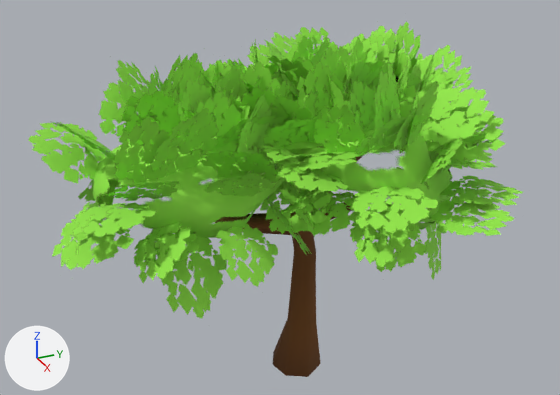
The FBX model Assets/_Game/Art/Meshes/Environment/Park/Tree_02.fbx: old version first, new version second.
One viewpoint serves both versions: a 50 mm lens placed at (10.32, -4.98, 8.31), pointed at (-0.4, -0.16, 2.95). Arrows for +X, +Y and +Z are at lower left; the lights stay in place. Where no turn or scale is listed for an object, it has been applied to the vertices.

The first picture shows 'TreeLeaves_02', 'Tree_Bark_02'.
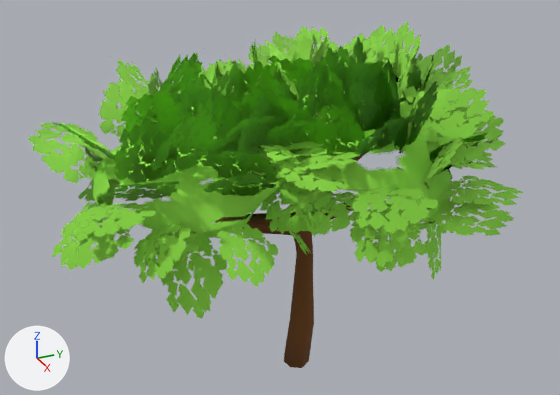
Changed parts and their boxes (x1, y1, x2, y2) in the pictures (560 x 395 px; the box of a moved part takes in the faces that stretch with it):
'TreeLeaves_02', shading changed: (28, 26, 523, 318) in both
'Tree_Bark_02', reshaped: before (215, 147, 372, 377); after (215, 147, 372, 368)
part 1 of me_cylinder_012, moved or reshaped: before (272, 231, 321, 377); after (284, 231, 314, 368)

Edits to the bpy script that builds the scene:
```text
Change me_cylinder_012:
    used by ob_tree_bark_02; location = (0.0, 0.0, 0.0)
    remove me_cylinder_012.from_pydata(...)  # 111 vertices, 99 faces; spans x -1.77..1.54, y -2.64..2.19, z -0.11..4.32
    add me_cylinder_012.from_pydata(...)  # 111 vertices, 99 faces; spans x -1.77..1.54, y -2.64..2.19, z -0.08..4.32
    me_cylinder_012 part 1: 24 of 111 vertices moved; they spanned x -0.46..0.51, y -0.5..0.42, z -0.11..1.99 and now span x -0.26..0.28, y -0.28..0.32, z -0.08..1.99; mean shift (0.0, 0.0, 0.0); largest move (0.51, -0.04, -0.11) -> (0.28, -0.04, -0.08)
Change me_cube_033:
    where me_cube_033.from_pydata(...)  # 1810 vertices, 908 faces; spans x -3.3..2.85, y -4.25..4.4, z 1.79..5.76
    used by ob_treeleaves_02; location = (0.0, 0.0, 0.0)
    me_cube_033 part 2: its shading normals changed
```
